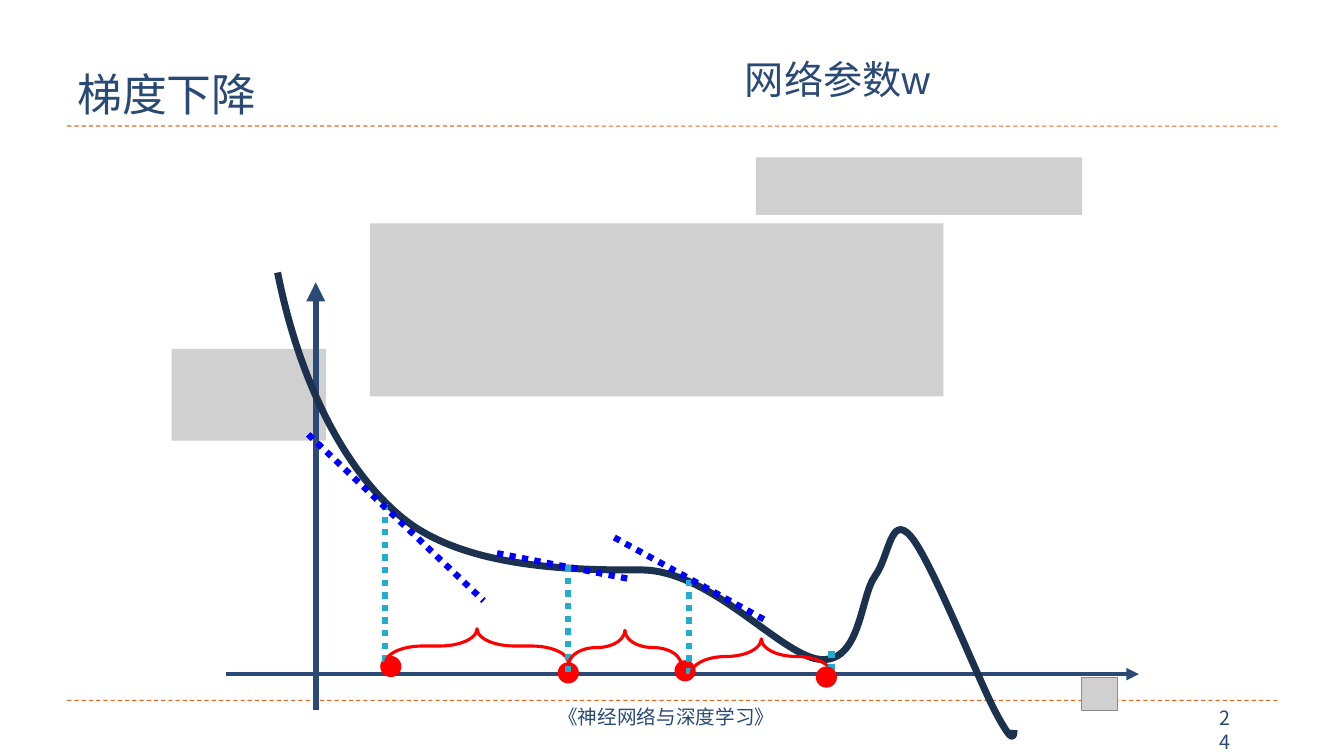
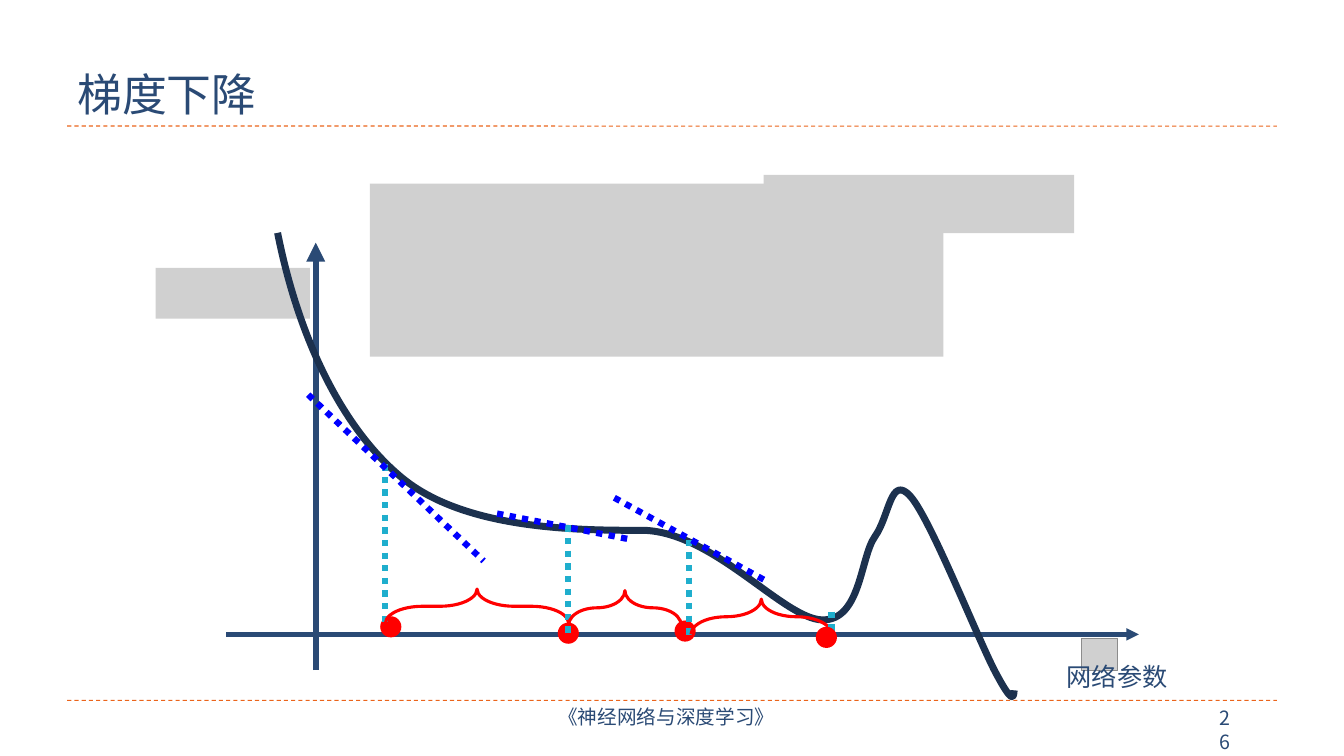
Before and after one commit to nndl/nndl.github.io, a slide deck: slide 26 of ppt/chap-前馈神经网络.pptx (slide 24 before the commit). Drawn at 1344x756 pixels with LibreOffice and Linux fonts; fonts in the diff are those of the drawing; grey boxes stand for pictures. Boxes give left, top, right and bottom in pixels: in the first picture for what was removed or moved away, otherwise in the second. Text is boxed around its words. In the diff, an @@ line names an element or a change of style, - is before the commit and + after.

```diff
--- a/ppt/chap-前馈神经网络.pptx
+++ b/ppt/chap-前馈神经网络.pptx
@@ title "梯度下降" at (77, 73, 256, 115): font Noto Sans CJK SC to Arial @@
@@ picture: place and size @@
-picture at (756, 157, 1083, 215)
+picture at (764, 175, 1075, 234)
@@ 7 lines, 4 ellipses, 3 left braces, 2 arrows, 1 freeform shape, 1 picture: place and size @@
-7 lines, 4 ellipses, 3 left braces, 2 arrows, 1 freeform shape, 1 picture at (226, 224, 1139, 736)
+7 lines, 4 ellipses, 3 left braces, 2 arrows, 1 freeform shape, 1 picture at (226, 184, 1139, 697)
@@ picture added at (155, 268, 310, 319) @@
@@ picture removed at (171, 349, 326, 441) @@
@@ picture added at (1082, 638, 1118, 671) @@
@@ text at (1067, 660, 1168, 688): text changed; size 28 to 18 pt; font Arial to Cambria @@
-网络参数w
+网络参数
@@ picture removed at (1082, 678, 1118, 711) @@
@@ page number at (1210, 702, 1251, 736): text changed @@
-24
+26
```
Also in this commit, not shown: 38 other slides changed, 5 slides added, 1 slide removed.
